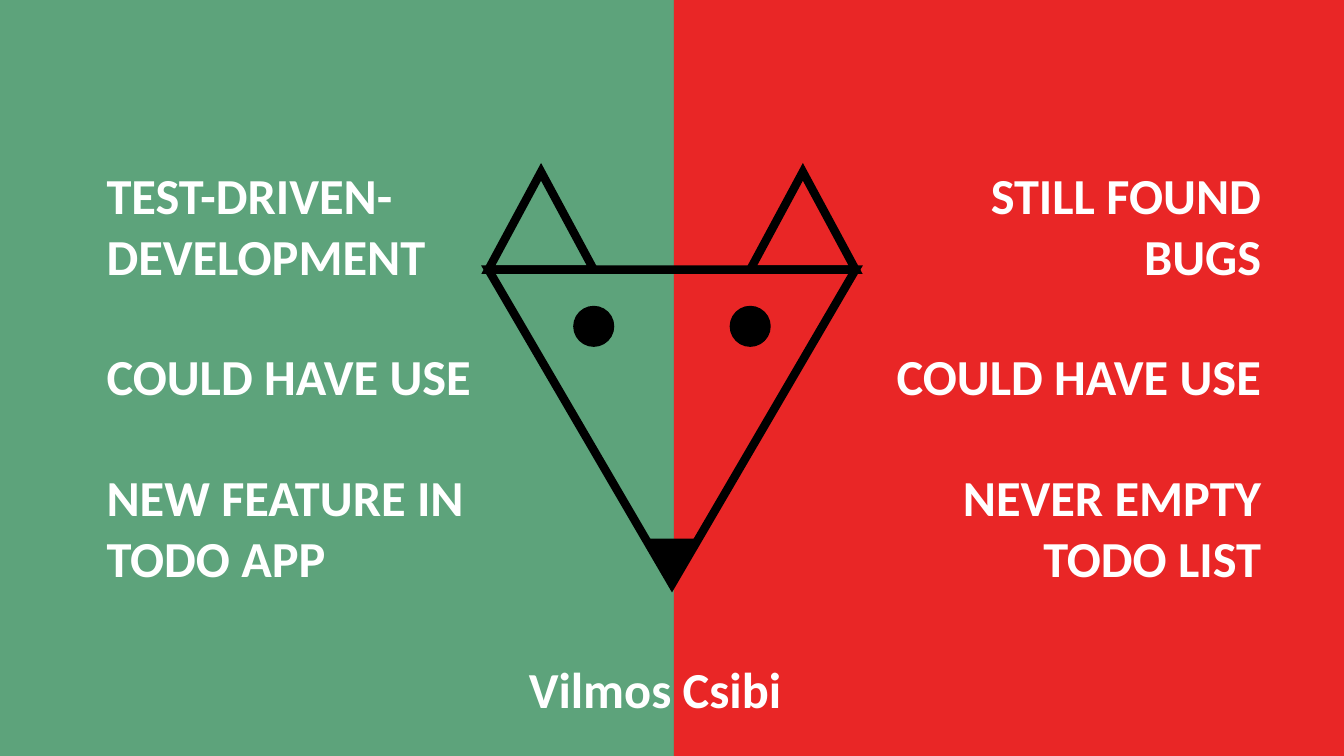
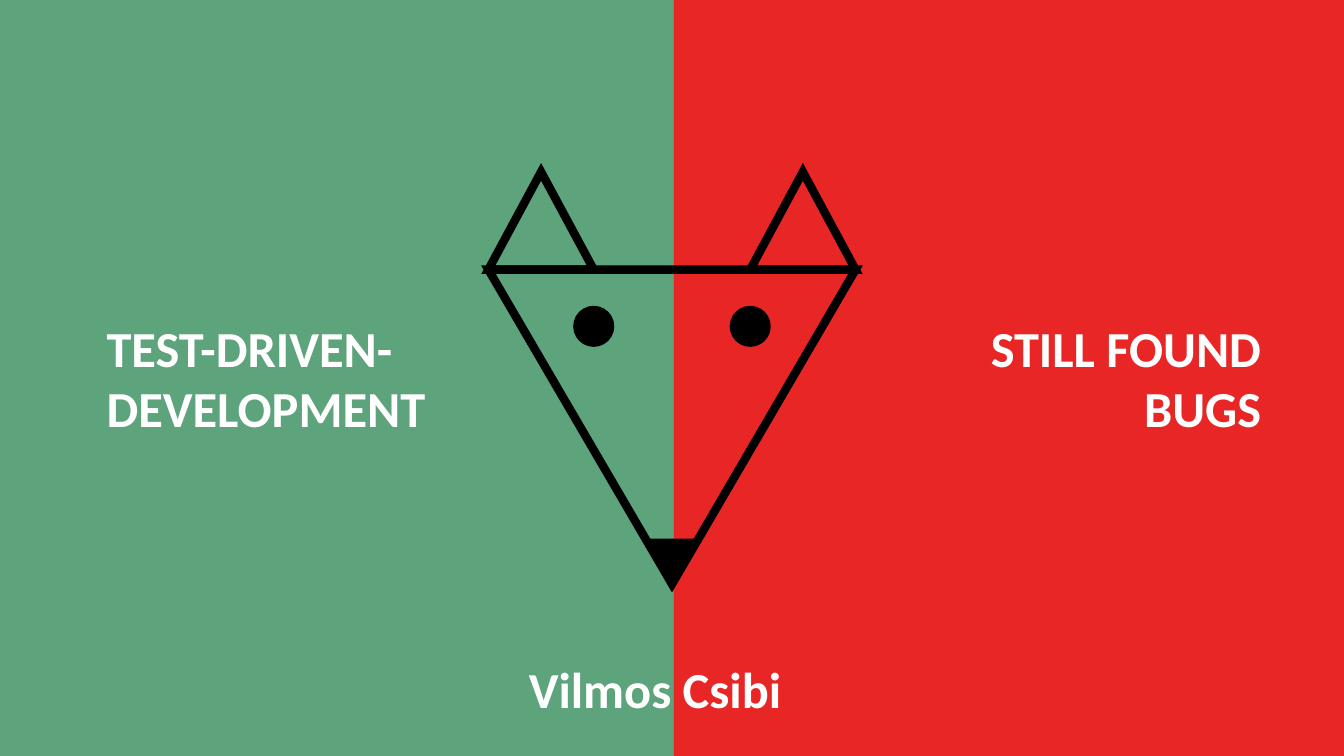
Before and after one commit to green-fox-academy/csibivili, a slide deck: slide 6 of week-04/demo_presentation_9_29_2017.pptx. Drawn at 1344x756 pixels with LibreOffice and Linux fonts; fonts in the diff are those of the drawing. Boxes give left, top, right and bottom in pixels: in the first picture for what was removed or moved away, otherwise in the second. Text is boxed around its words. In the diff, an @@ line names an element or a change of style, - is before the commit and + after.

```diff
--- a/week-04/demo_presentation_9_29_2017.pptx
+++ b/week-04/demo_presentation_9_29_2017.pptx
@@ text "TEST-DRIVEN-DEVELOPMENT": place and size @@
-text "TEST-DRIVEN-DEVELOPMENT" at [107, 181, 471, 578]
+text "TEST-DRIVEN-DEVELOPMENT" at [107, 334, 426, 428]
@@ text "STILL FOUND BUGS": place and size @@
-text "STILL FOUND BUGS" at [897, 181, 1261, 578]
+text "STILL FOUND BUGS" at [991, 334, 1261, 428]
@@ text at [107, 362, 471, 578]: paragraphs removed @@
-COULD HAVE USE
-NEW FEATURE IN TODO APP
@@ text at [897, 362, 1261, 578]: paragraphs removed @@
-COULD HAVE USE
-NEVER EMPTY TODO LIST
```
Also in this commit, not shown: 3 other slides changed, 1 slide added, 1 slide removed, 13 other files.
